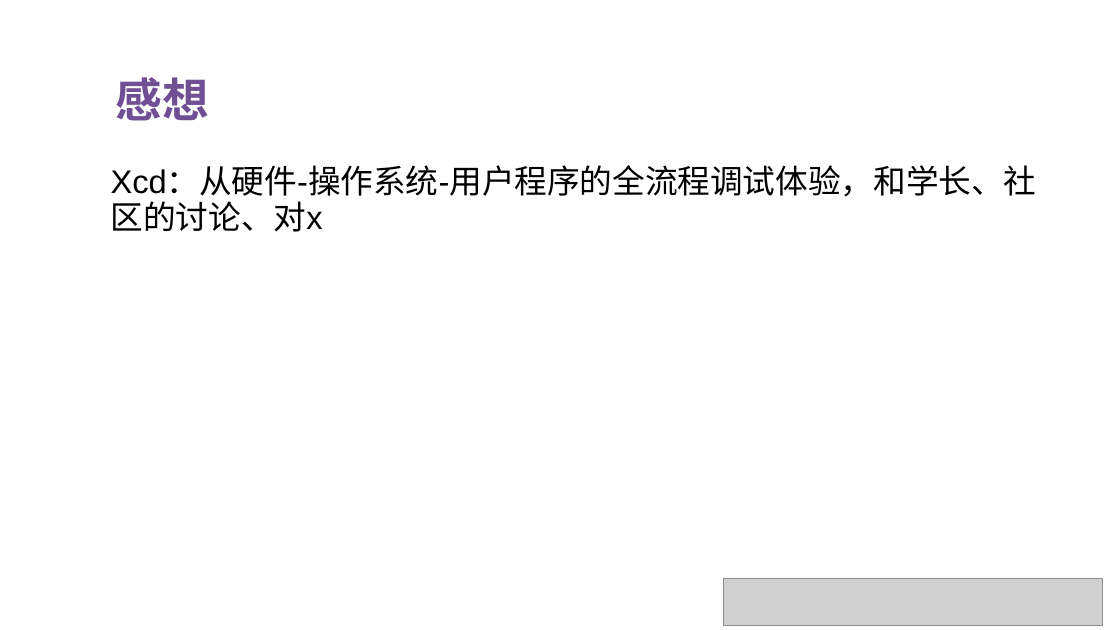
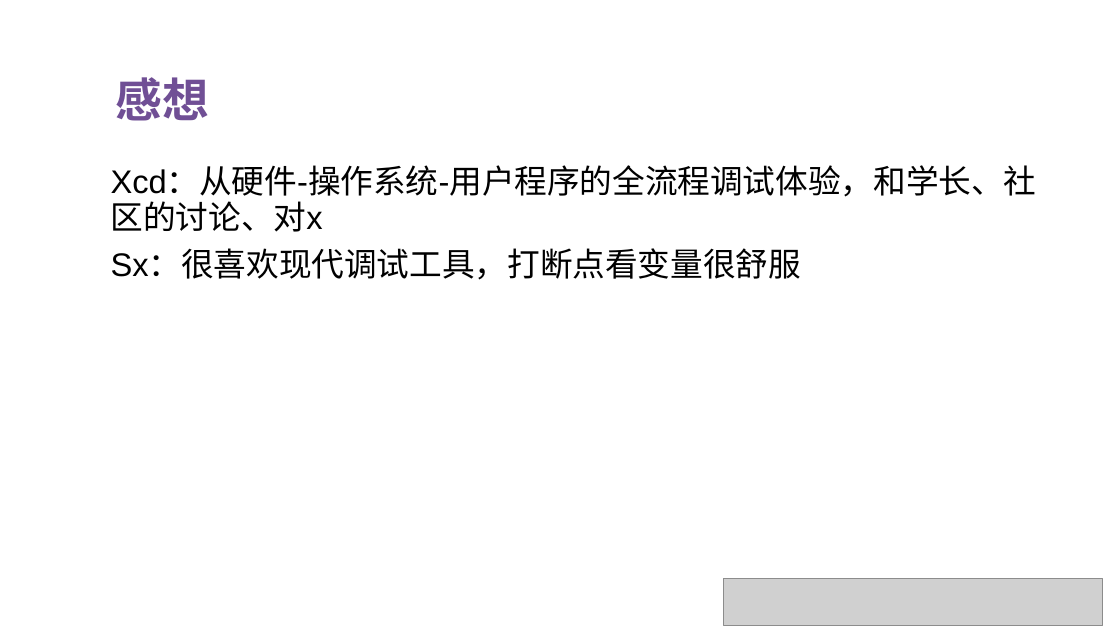
Before and after one commit to OS-F-4/usr-intr, a slide deck: slide 13 of ppt/2022-6-11.pptx (slide 10 before the commit). Drawn at 1120x630 pixels with LibreOffice and Linux fonts; fonts in the diff are those of the drawing; grey boxes stand for pictures. Boxes give left, top, right and bottom in pixels: in the first picture for what was removed or moved away, otherwise in the second. Text is boxed around its words. In the diff, an @@ line names an element or a change of style, - is before the commit and + after.

```diff
--- a/ppt/2022-6-11.pptx
+++ b/ppt/2022-6-11.pptx
@@ text at (111, 250, 801, 280): paragraph added @@
+Sx：很喜欢现代调试工具，打断点看变量很舒服
```
Also in this commit, not shown: 2 other slides changed, 4 slides added, 1 slide removed.
